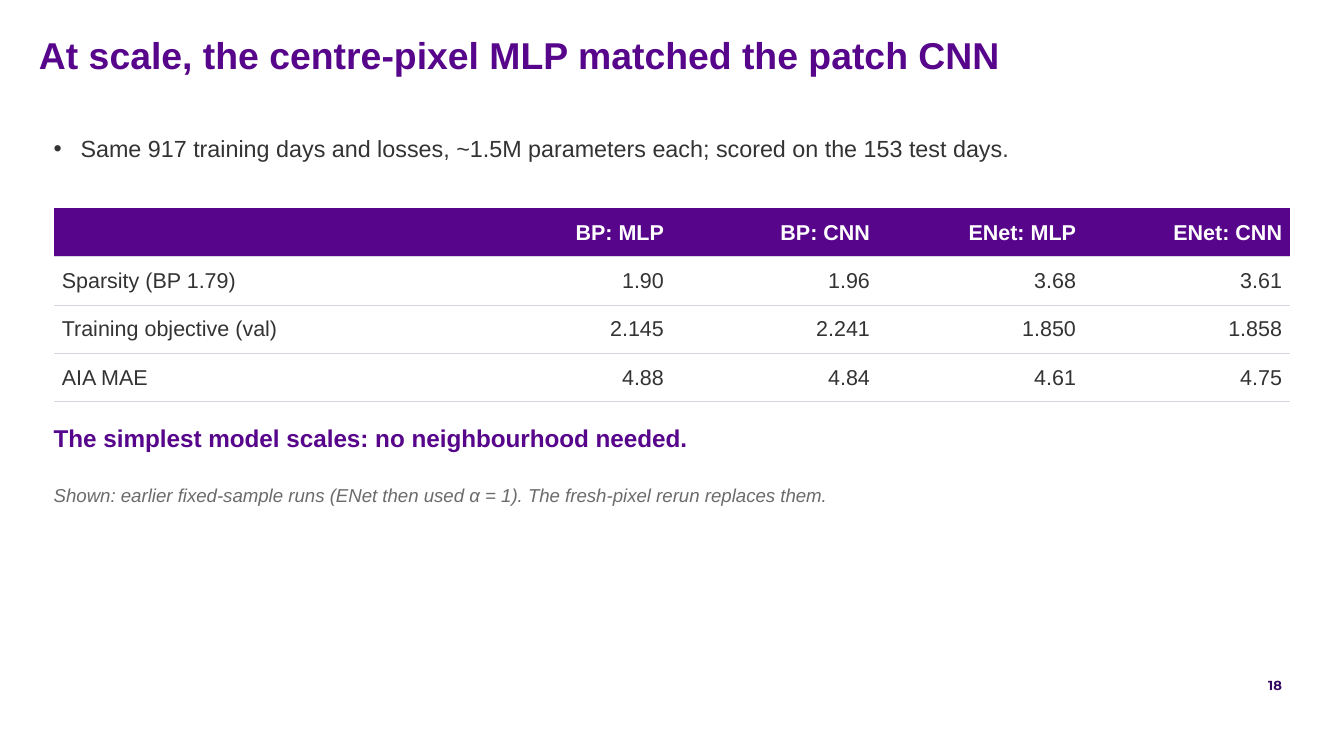
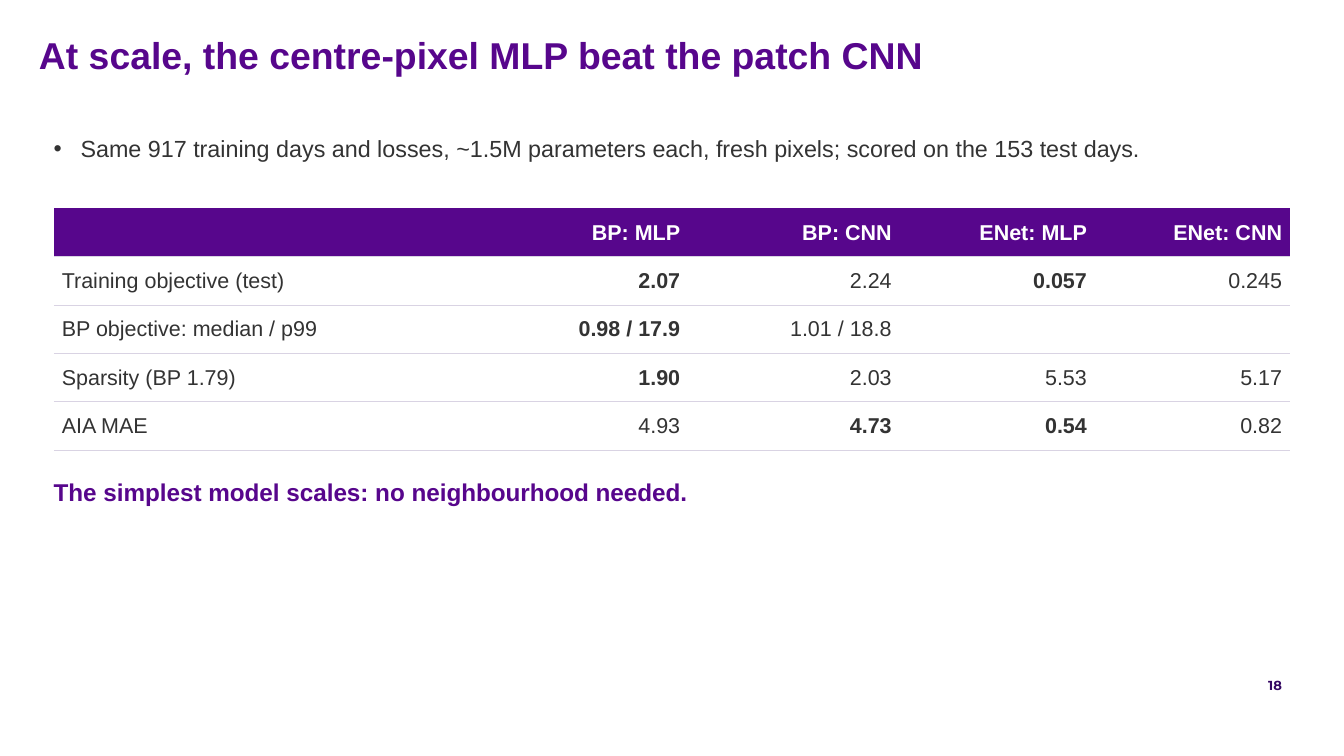
Before and after one commit to FruitPnchSamuraiG/solar-dem-inversion, a slide deck: slide 18 of slides/DEM_deck_v2.pptx. Drawn at 1344x756 pixels with LibreOffice and Linux fonts; fonts in the diff are those of the drawing; background and template pictures are left out. Boxes give left, top, right and bottom in pixels: in the first picture for what was removed or moved away, otherwise in the second. Text is boxed around its words. In the diff, an @@ line names an element or a change of style, - is before the commit and + after.

Commit message:
slides + results: rebuild on the final models (BP 1.43M, ENet 360k)
The patch CNN loses to the MLP at scale with fresh pixels. Bigger helps the
typical pixel, but ElasticNet models of 722k and up blow up on a few bright
pixels the sampled validation never saw, so ElasticNet uses 360k. Parts 5-8,
the summary and the model slide now use these models' numbers and redrawn
figures; the outline is synced.

```diff
--- a/slides/DEM_deck_v2.pptx
+++ b/slides/DEM_deck_v2.pptx
@@ text at box(39, 42, 923, 77): text changed @@
-At scale, the centre-pixel MLP matched the patch CNN
+At scale, the centre-pixel MLP beat the patch CNN
@@ text at box(81, 140, 1140, 162): text changed @@
-• Same 917 training days and losses, ~1.5M parameters each; scored on the 153 test days.
+• Same 917 training days and losses, ~1.5M parameters each, fresh pixels; scored on the 153 test days.
@@ table at box(54, 208, 1289, 450) @@
-row 2: Sparsity (BP 1.79) | 1.90 | 1.96 | 3.68 | 3.61
-row 3: Training objective (val) | 2.145 | 2.241 | 1.850 | 1.858
-row 4: AIA MAE | 4.88 | 4.84 | 4.61 | 4.75
+row 2: Training objective (test) | 2.07 | 2.24 | 0.057 | 0.245
+row 3: BP objective: median / p99 | 0.98 / 17.9 | 1.01 / 18.8 |  | 
+row 4: Sparsity (BP 1.79) | 1.90 | 2.03 | 5.53 | 5.17
+row 5: AIA MAE | 4.93 | 4.73 | 0.54 | 0.82
@@ text "The simplest model scales: no ...": place and size @@
-text "The simplest model scales: no ..." at box(54, 429, 687, 452)
+text "The simplest model scales: no ..." at box(54, 483, 687, 506)
@@ text removed at box(54, 488, 827, 506) @@
-Shown: earlier fixed-sample runs (ENet then used α = 1). The fresh-pixel rerun replaces them.
```
Also in this commit, not shown: 13 other slides changed, 1 slide added, 1 slide removed, 26 other files.
